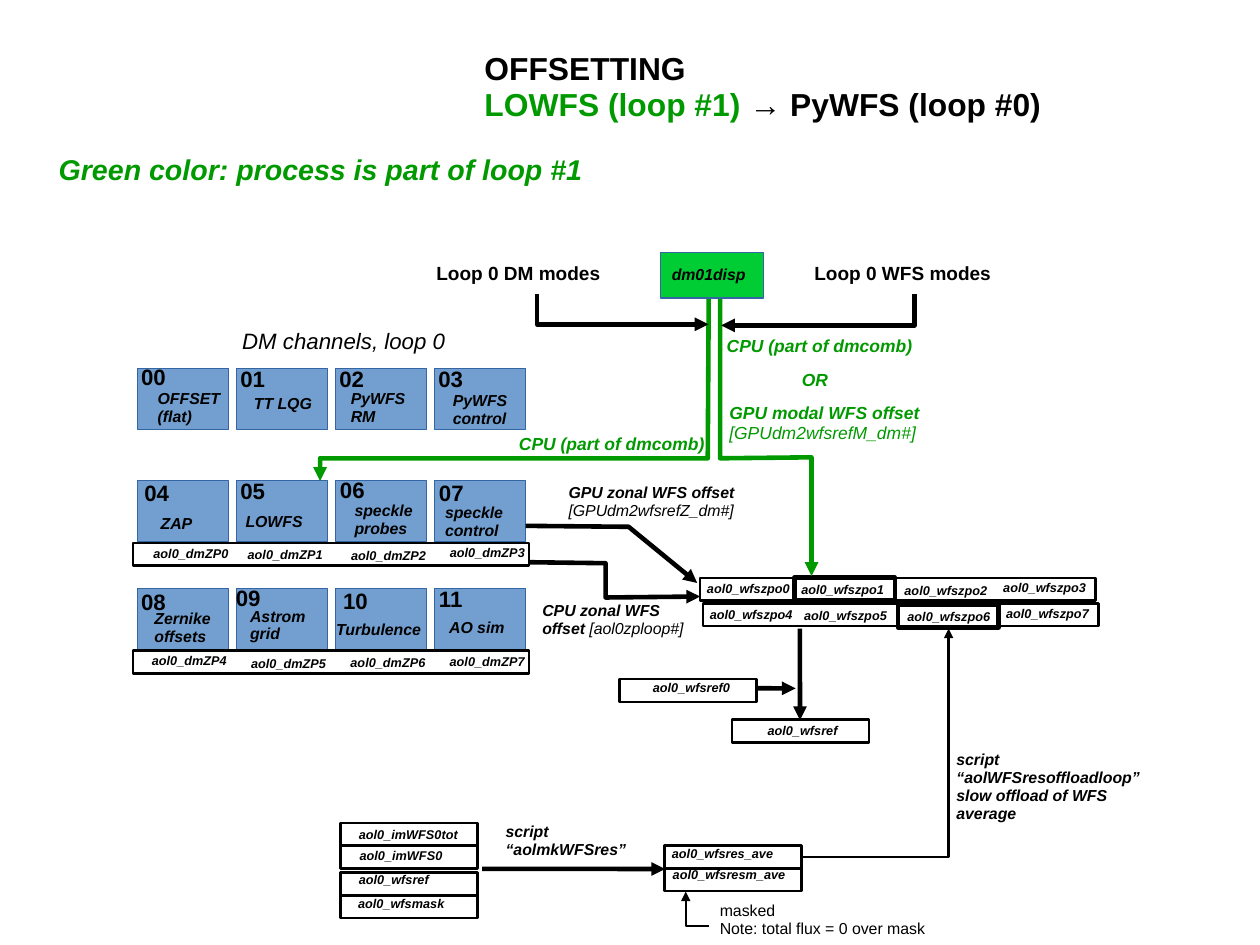
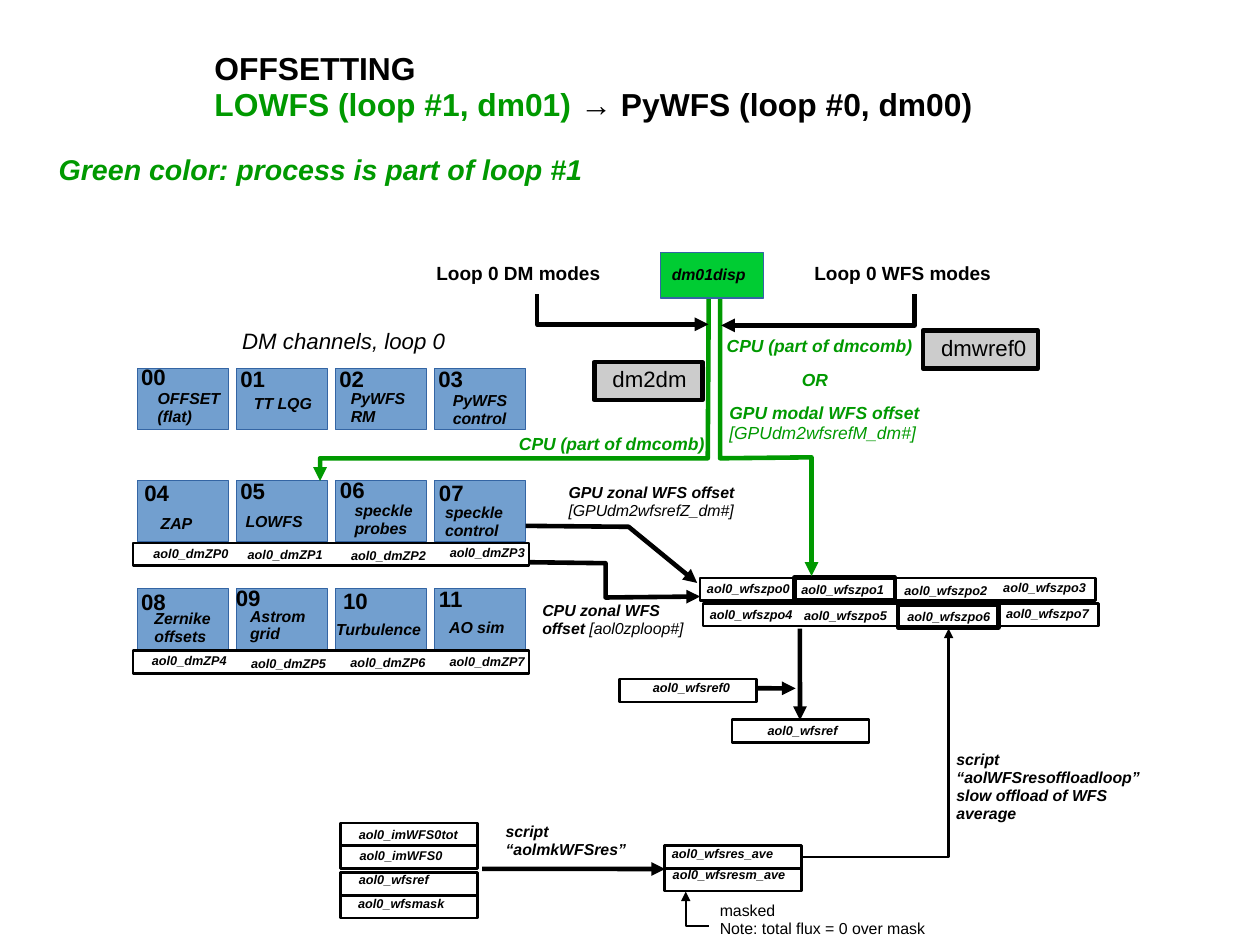
Before and after one commit to oguyon/Cfits, a slide deck: slide 9 of src/AOloopControl/doc/AOloopControl_figs.ppt. Drawn at 1260x945 pixels with LibreOffice and Linux fonts; fonts in the diff are those of the drawing. Boxes give left, top, right and bottom in pixels: in the first picture for what was removed or moved away, otherwise in the second. Text is boxed around its words. In the diff, an @@ line names an element or a change of style, - is before the commit and + after.

```diff
--- a/src/AOloopControl/doc/AOloopControl_figs.ppt
+++ b/src/AOloopControl/doc/AOloopControl_figs.ppt
@@ text "OFFSETTING": place and size @@
-text "OFFSETTING" at box(484, 57, 1041, 121)
+text "OFFSETTING" at box(214, 57, 973, 121)
@@ text at box(214, 93, 973, 121): text changed @@
-LOWFS (loop #1) → PyWFS (loop #0)
+LOWFS (loop #1, dm01) → PyWFS (loop #0, dm00)
@@ rectangle added at box(923, 330, 1038, 368), fill #CCCCCC, outline #000000 2.89 pt @@
@@ text added at box(941, 340, 1026, 356), 14 pt, text #000000 @@
+dmwref0
@@ rectangle added at box(595, 362, 703, 400), fill #CCCCCC, outline #000000 2.89 pt @@
@@ text added at box(612, 371, 686, 387), 14 pt, text #000000 @@
+dm2dm
```
Also in this commit, not shown: 2 other slides changed, 4 other files.
